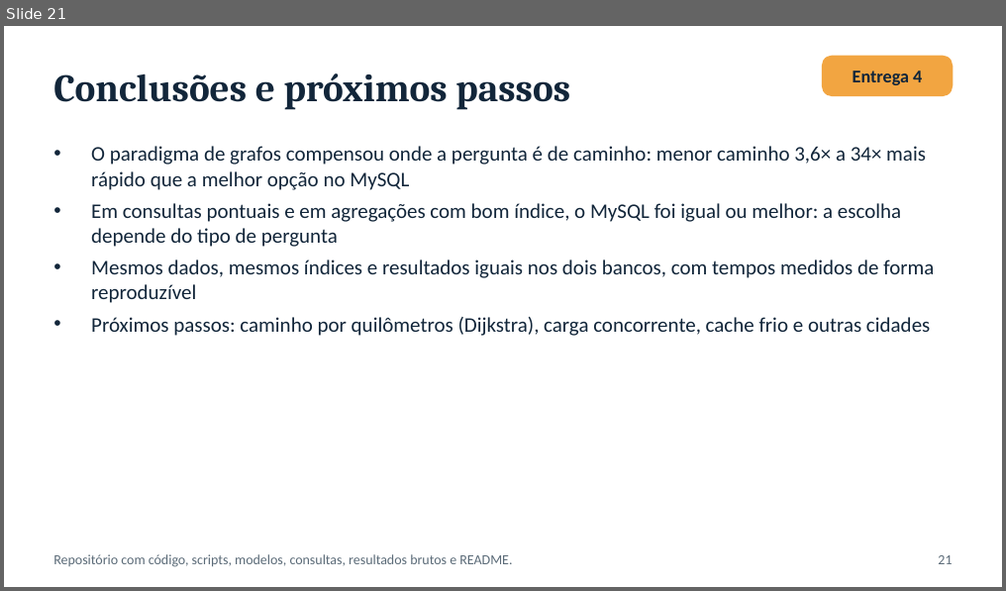
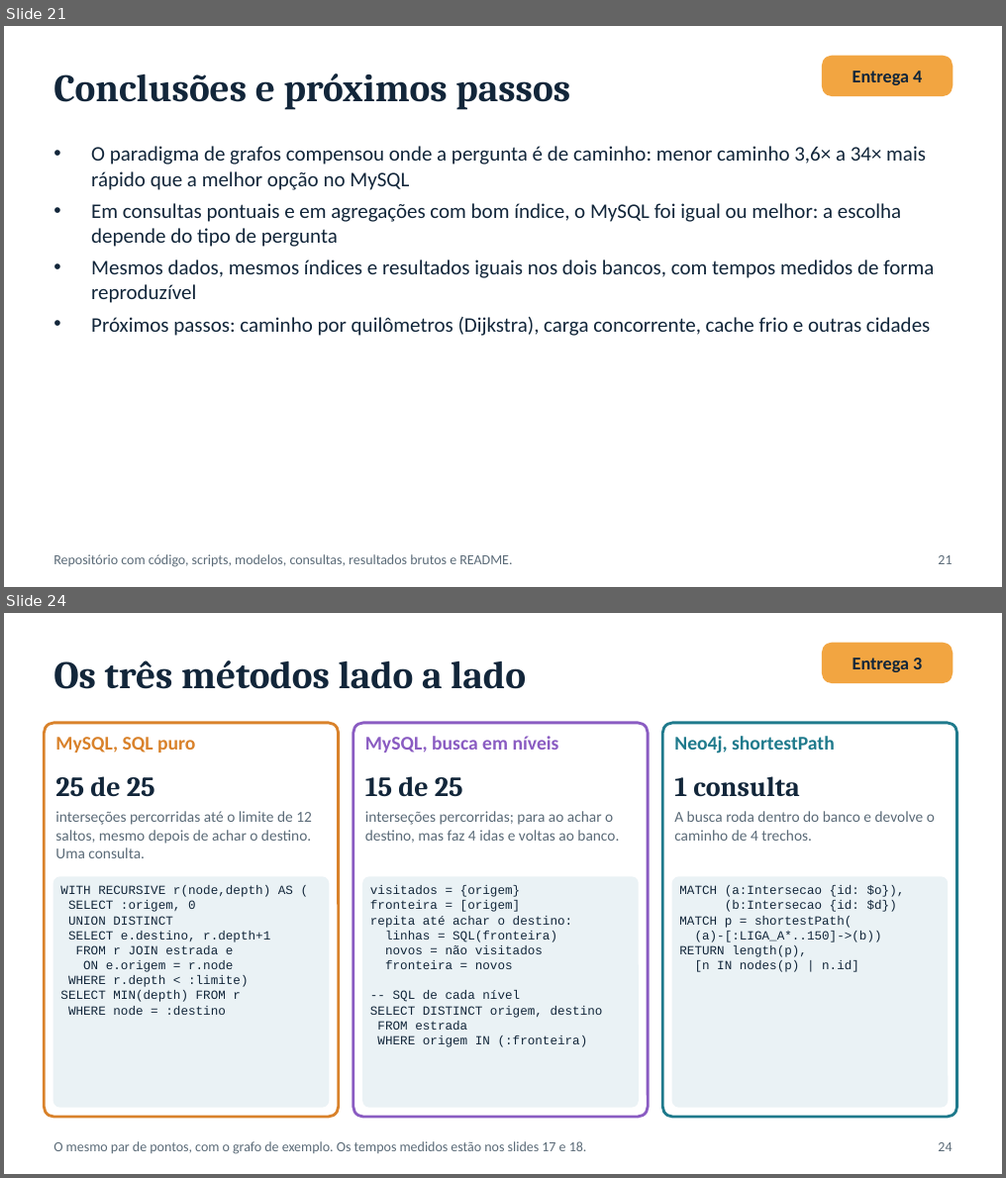
Before and after one commit to Sofyaolvs/projeto3-nosql-grafos, a slide deck: Entrega1-Projeto3-NoSQL-Grafos.pptx. Shown one above the other, each under a label of ours: slide 21 before the commit, slides 21 and 24 after it; the slides between them are not shown. The pictures are 1006x591 and 1006x1178 pixels, drawn with LibreOffice and Linux fonts; fonts in the diff are those of the drawing. Boxes give left, top, right and bottom in pixels: in the first picture for what was removed or moved away, otherwise in the second. Text is boxed around its words. In the diff, an @@ line names an element or a change of style, - is before the commit and + after.

```diff
--- a/Entrega1-Projeto3-NoSQL-Grafos.pptx
+++ b/Entrega1-Projeto3-NoSQL-Grafos.pptx
@@ slide 24 added at bbox=[4, 613, 1002, 1174], background #FFFFFF @@
@@ text added at bbox=[54, 661, 526, 689], 28 pt, text #12263A, bold @@
+Os três métodos lado a lado
@@ rounded rectangle added at bbox=[823, 643, 952, 683], fill #F2A541, outline #F2A541 1 pt @@
@@ text added at bbox=[852, 658, 922, 672], 13 pt, text #12263A, bold @@
+Entrega 3
@@ rounded rectangle added at bbox=[44, 723, 339, 1117], fill #FFFFFF, outline #D9822B 2 pt @@
@@ rounded rectangle added at bbox=[353, 723, 648, 1117], fill #FFFFFF, outline #8A5CC2 2 pt @@
@@ rounded rectangle added at bbox=[662, 723, 957, 1117], fill #FFFFFF, outline #1F7A8C 2 pt @@
@@ text added at bbox=[55, 737, 195, 753], 14 pt, text #D9822B, bold @@
+MySQL, SQL puro
@@ text added at bbox=[365, 736, 559, 753], 14 pt, text #8A5CC2, bold @@
+MySQL, busca em níveis
@@ text added at bbox=[674, 736, 835, 754], 14 pt, text #1F7A8C, bold @@
+Neo4j, shortestPath
@@ text added at bbox=[55, 776, 155, 797], 20 pt, text #12263A, bold @@
+25 de 25
@@ text added at bbox=[365, 776, 463, 797], 20 pt, text #12263A, bold @@
+15 de 25
@@ text added at bbox=[674, 776, 799, 797], 20 pt, text #12263A, bold @@
+1 consulta
@@ text added at bbox=[55, 811, 312, 859], 11 pt, text #5B6B78 @@
+interseções percorridas até o limite de 12 saltos, mesmo depois de achar o destino. Uma consulta.
@@ text added at bbox=[365, 811, 619, 843], 11 pt, text #5B6B78 @@
+interseções percorridas; para ao achar o destino, mas faz 4 idas e voltas ao banco.
@@ text added at bbox=[674, 811, 935, 841], 11 pt, text #5B6B78 @@
+A busca roda dentro do banco e devolve o caminho de 4 trechos.
@@ rounded rectangle added at bbox=[54, 877, 329, 1107], fill #EAF2F5, outline #EAF2F5 1 pt @@
@@ rounded rectangle added at bbox=[363, 877, 638, 1107], fill #EAF2F5, outline #EAF2F5 1 pt @@
@@ rounded rectangle added at bbox=[672, 877, 947, 1107], fill #EAF2F5, outline #EAF2F5 1 pt @@
@@ text added at bbox=[60, 885, 293, 1015], 9 pt, text #12263A @@
+WITH RECURSIVE r(node,depth) AS (
+SELECT :origem, 0
+UNION DISTINCT
+SELECT e.destino, r.depth+1
+FROM r JOIN estrada e
+ON e.origem = r.node
+WHERE r.depth < :limite)
+SELECT MIN(depth) FROM r
+WHERE node = :destino
@@ text added at bbox=[370, 885, 603, 1048], 9 pt, text #12263A @@
+visitados = {origem}
+fronteira = [origem]
+repita até achar o destino:
+linhas = SQL(fronteira)
+novos = não visitados
+fronteira = novos
+-- SQL de cada nível
+SELECT DISTINCT origem, destino
+FROM estrada
+WHERE origem IN (:fronteira)
@@ text added at bbox=[679, 885, 905, 972], 9 pt, text #12263A @@
+MATCH (a:Intersecao {id: $o}),
+(b:Intersecao {id: $d})
+MATCH p = shortestPath(
+(a)-[:LIGA_A*..150]->(b))
+RETURN length(p),
+[n IN nodes(p) | n.id]
@@ text added at bbox=[54, 1142, 587, 1155], 10 pt, text #5B6B78 @@
+O mesmo par de pontos, com o grafo de exemplo. Os tempos medidos estão nos slides 17 e 18.
@@ text added at bbox=[938, 1143, 951, 1152], 10 pt, text #5B6B78 @@
+24
```
Also in this commit, not shown: 1 slide changed, 2 other slides added, 6 other files.
